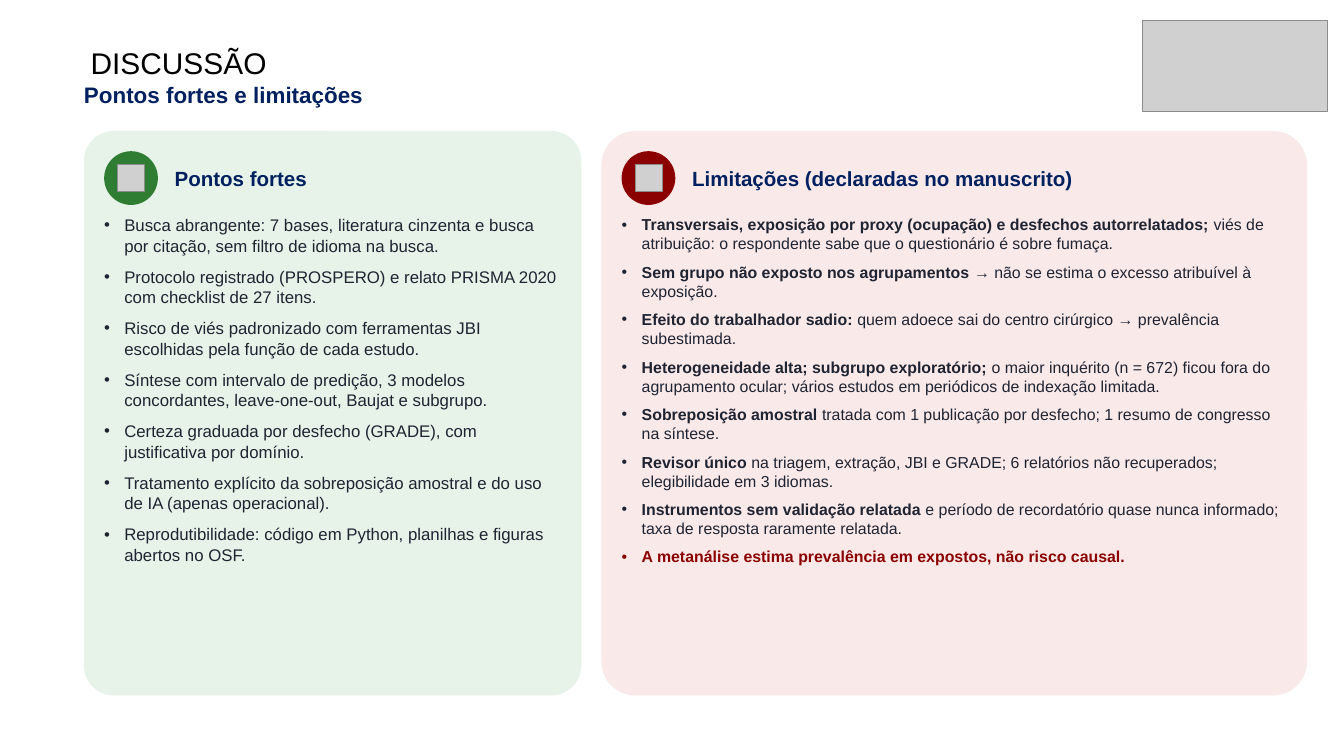
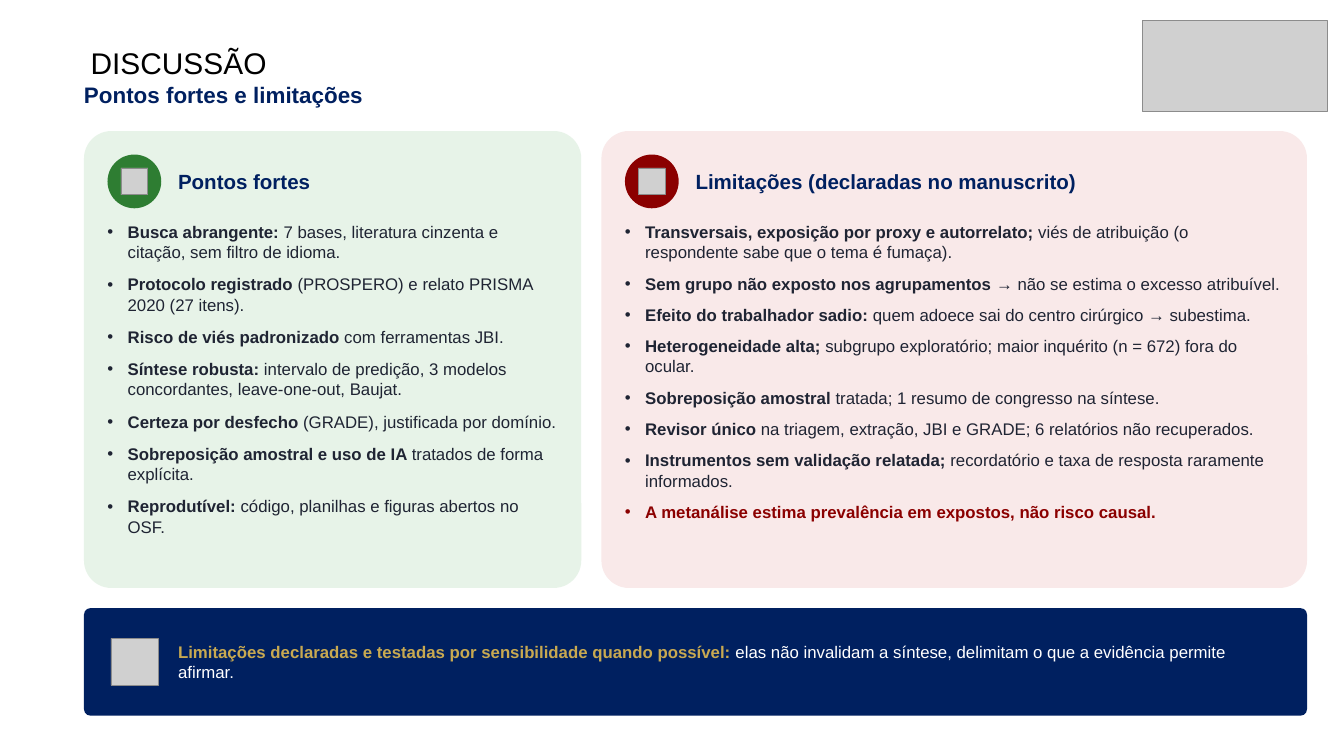
Before and after one commit to ravibuzz/IC-fumaca, a slide deck: slide 16 of apresentacao/SEMICA_Fumaca_Cirurgica_Baccaro.pptx (slide 15 before the commit). Drawn at 1344x756 pixels with LibreOffice and Linux fonts; fonts in the diff are those of the drawing; grey boxes stand for pictures; background and template pictures are left out. Boxes give left, top, right and bottom in pixels: in the first picture for what was removed or moved away, otherwise in the second. Text is boxed around its words. In the diff, an @@ line names an element or a change of style, - is before the commit and + after.

```diff
--- a/apresentacao/SEMICA_Fumaca_Cirurgica_Baccaro.pptx
+++ b/apresentacao/SEMICA_Fumaca_Cirurgica_Baccaro.pptx
@@ rounded rectangle resized from (x1=84, y1=131, x2=581, y2=696) to (x1=84, y1=131, x2=581, y2=588) @@
@@ rounded rectangle resized from (x1=601, y1=131, x2=1307, y2=696) to (x1=601, y1=131, x2=1307, y2=588) @@
@@ 2 ellipses, 1 picture moved together from (x1=104, y1=151, x2=675, y2=205) to (x1=108, y1=155, x2=679, y2=208) @@
@@ text "Limitações (declaradas no manuscrito)" moved from (x1=692, y1=171, x2=1072, y2=191) to (x1=696, y1=174, x2=1075, y2=194) @@
@@ text at (x1=128, y1=226, x2=556, y2=533): text changed @@
-• Busca abrangente: 7 bases, literatura cinzenta e busca por citação, sem filtro de idioma na busca.
-• Protocolo registrado (PROSPERO) e relato PRISMA 2020 com checklist de 27 itens.
-• Risco de viés padronizado com ferramentas JBI escolhidas pela função de cada estudo.
-• Síntese com intervalo de predição, 3 modelos concordantes, leave-one-out, Baujat e subgrupo.
-• Certeza graduada por desfecho (GRADE), com justificativa por domínio.
-• Tratamento explícito da sobreposição amostral e do uso de IA (apenas operacional).
-• Reprodutibilidade: código em Python, planilhas e figuras abertos no OSF.
+• Busca abrangente: 7 bases, literatura cinzenta e citação, sem filtro de idioma.
+• Protocolo registrado (PROSPERO) e relato PRISMA 2020 (27 itens).
+• Risco de viés padronizado com ferramentas JBI.
+• Síntese robusta: intervalo de predição, 3 modelos concordantes, leave-one-out, Baujat.
+• Certeza por desfecho (GRADE), justificada por domínio.
+• Sobreposição amostral e uso de IA tratados de forma explícita.
+• Reprodutível: código, planilhas e figuras abertos no OSF.
@@ text "Transversais, exposição por proxy e ..." moved from (x1=642, y1=218, x2=1279, y2=566) to (x1=645, y1=225, x2=1280, y2=522) @@
@@ text at (x1=645, y1=225, x2=1280, y2=487): text changed; size 17 to 18 pt @@
-• Transversais, exposição por proxy (ocupação) e desfechos autorrelatados; viés de atribuição: o respondente sabe que o questionário é sobre fumaça.
-• Sem grupo não exposto nos agrupamentos → não se estima o excesso atribuível à exposição.
-• Efeito do trabalhador sadio: quem adoece sai do centro cirúrgico → prevalência subestimada.
-• Heterogeneidade alta; subgrupo exploratório; o maior inquérito (n = 672) ficou fora do agrupamento ocular; vários estudos em periódicos de indexação limitada.
-• Sobreposição amostral tratada com 1 publicação por desfecho; 1 resumo de congresso na síntese.
-• Revisor único na triagem, extração, JBI e GRADE; 6 relatórios não recuperados; elegibilidade em 3 idiomas.
-• Instrumentos sem validação relatada e período de recordatório quase nunca informado; taxa de resposta raramente relatada.
+• Transversais, exposição por proxy e autorrelato; viés de atribuição (o respondente sabe que o tema é fumaça).
+• Sem grupo não exposto nos agrupamentos → não se estima o excesso atribuível.
+• Efeito do trabalhador sadio: quem adoece sai do centro cirúrgico → subestima.
+• Heterogeneidade alta; subgrupo exploratório; maior inquérito (n = 672) fora do ocular.
+• Sobreposição amostral tratada; 1 resumo de congresso na síntese.
+• Revisor único na triagem, extração, JBI e GRADE; 6 relatórios não recuperados.
+• Instrumentos sem validação relatada; recordatório e taxa de resposta raramente informados.
@@ text at (x1=645, y1=505, x2=1156, y2=522): size 17 to 18 pt in "A metanálise estima prevalência em expostos, não ..."; more space between paragraphs @@
@@ rounded rectangle added at (x1=84, y1=608, x2=1307, y2=716), fill #002060 @@
@@ picture added at (x1=111, y1=638, x2=158, y2=685) @@
@@ text added at (x1=178, y1=645, x2=1225, y2=678), 18 pt, text #FFFFFF @@
+Limitações declaradas e testadas por sensibilidade quando possível: elas não invalidam a síntese, delimitam o que a evidência permite afirmar.
```
Also in this commit, not shown: 18 other slides changed, 1 slide added, 26 other files.
